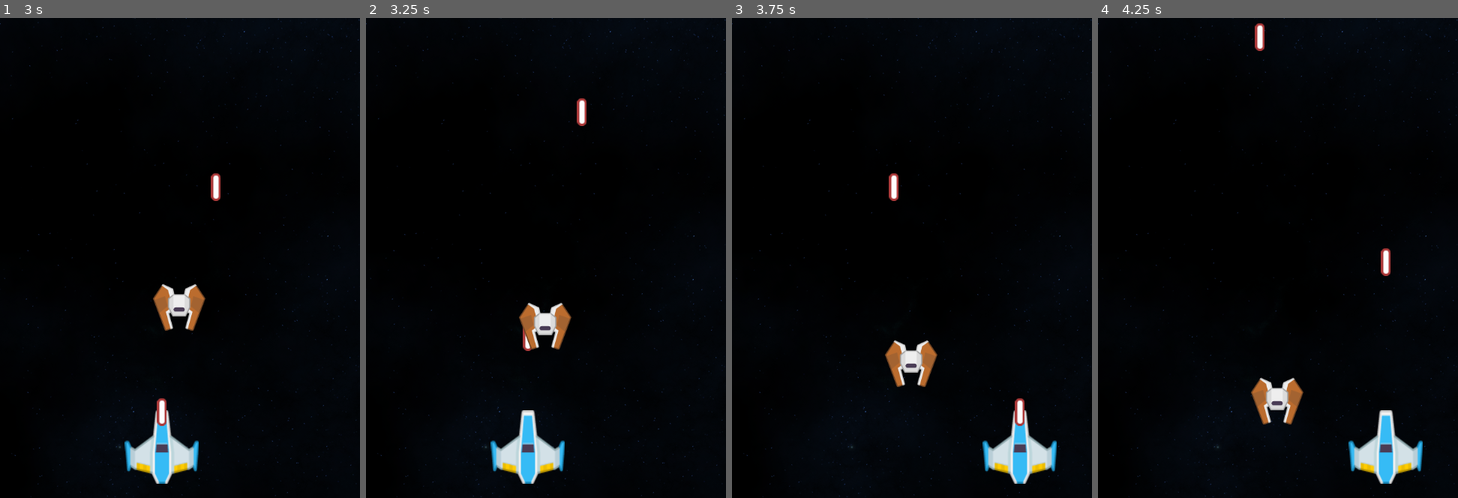
Above: before the commit, frames 1-4 (left to right).
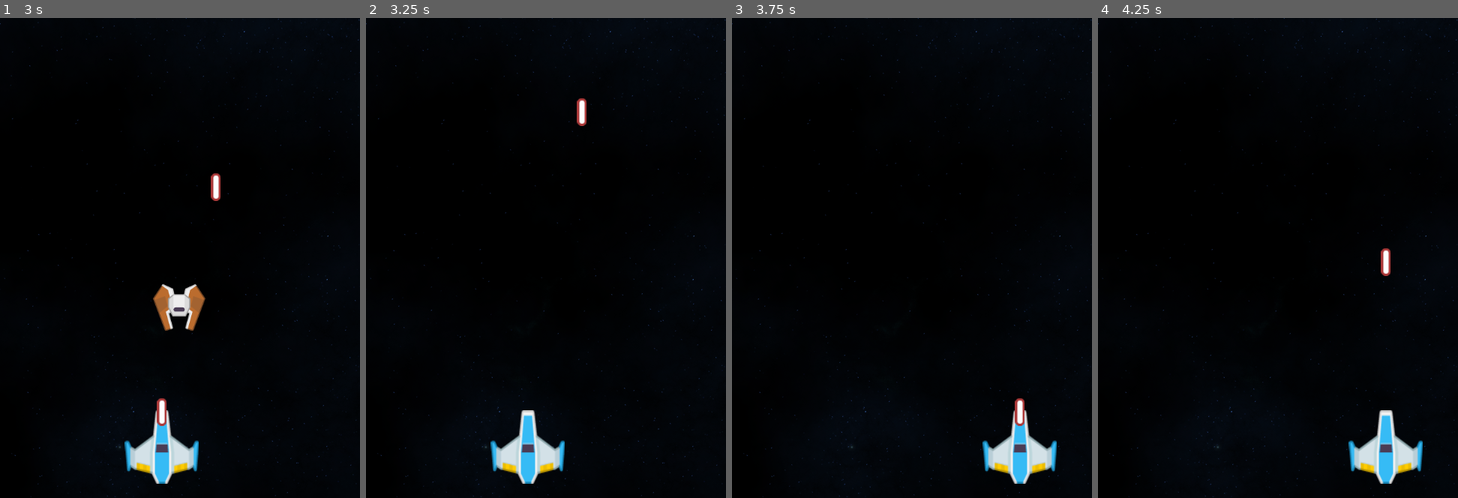
Above: after the commit, the same moments.

Repository: BenCoder302/Space-shooter-2d
Game: Godot game, scene res://scenes/main.tscn
Same seed, same stepped clock (60 frames per second), same inputs: the game is played once before the commit and once after it.
Inputs (mouse positions are in pixels of both pictures, inside the frame that each line leads up to):
- Up to frame 1 (3 s): move the mouse to (259, 234) at 0.52 s; click (259, 234) at 0.6 s; move the mouse to (108, 282) at 1.27 s; click (108, 282) at 1.35 s; move the mouse to (216, 152) at 2.02 s; click (216, 152) at 2.1 s; move the mouse to (162, 354) at 2.77 s; click (162, 354) at 2.85 s
- Up to frame 2 (3.25 s): no input
- Up to frame 3 (3.75 s): move the mouse to (1020, 330) at 3.52 s; click (1020, 330) at 3.6 s
- Up to frame 4 (4.25 s): no input

Frame 1 is identical in both runs. In frame 2, 1.0% of the frame differs, in the area x 42-58%, y 59-70%; in frame 3, 1.1%, in the area x 42-58%, y 32-77%; in frame 4, 1.1%.

Commit message:
Added enemy and laser collisions

Diff:
--- a/scenes/enemy.tscn
+++ b/scenes/enemy.tscn
@@ -3,10 +3,21 @@
 [ext_resource type="Script" uid="uid://bsrt3yplnqgss" path="res://scipts/enemy.gd" id="1_md0e3"]
 [ext_resource type="Texture2D" uid="uid://28cguiugbixg" path="res://assets/kenney_space-shooter-redux/PNG/Enemies/enemyRed1.png" id="2_4ra3w"]
 
-[node name="Enemy" type="Node2D" unique_id=679756329]
+[sub_resource type="CircleShape2D" id="CircleShape2D_md0e3"]
+radius = 38.052597
+
+[node name="Enemy" type="Area2D" unique_id=598743135]
+position = Vector2(223, 65)
 script = ExtResource("1_md0e3")
 metadata/_edit_group_ = true
 
 [node name="EnemyGraphic" type="Sprite2D" parent="." unique_id=694709000]
 scale = Vector2(0.75, 0.75)
 texture = ExtResource("2_4ra3w")
+
+[node name="EnemyCollision" type="CollisionShape2D" parent="." unique_id=886703507]
+position = Vector2(0, -3)
+shape = SubResource("CircleShape2D_md0e3")
+metadata/_edit_group_ = true
+
+[connection signal="area_entered" from="." to="." method="_on_area_entered"]
--- a/scenes/laser.tscn
+++ b/scenes/laser.tscn
@@ -3,13 +3,23 @@
 [ext_resource type="Script" uid="uid://bh4n7ucn36k1d" path="res://scipts/laser.gd" id="1_a7dhc"]
 [ext_resource type="Texture2D" uid="uid://b185q0kfqnenl" path="res://assets/kenney_space-shooter-redux/PNG/Lasers/laserRed04.png" id="2_jjj73"]
 
-[node name="Laser" type="Node2D" unique_id=636528781]
-position = Vector2(101, 595)
+[sub_resource type="CapsuleShape2D" id="CapsuleShape2D_a7dhc"]
+radius = 7.0
+height = 38.0
+
+[node name="Laser" type="Area2D" unique_id=1249953278]
+position = Vector2(105, 595)
 script = ExtResource("1_a7dhc")
 speed = 400
 metadata/_edit_group_ = true
 metadata/_edit_lock_ = true
 
-[node name="Sprite2D" type="Sprite2D" parent="." unique_id=1457263336]
+[node name="LaserGraphic" type="Sprite2D" parent="." unique_id=1457263336]
 texture = ExtResource("2_jjj73")
 metadata/_edit_lock_ = true
+
+[node name="LaserCollision" type="CollisionShape2D" parent="." unique_id=836712938]
+shape = SubResource("CapsuleShape2D_a7dhc")
+metadata/_edit_group_ = true
+
+[connection signal="area_entered" from="." to="." method="_on_area_entered"]
--- a/scipts/enemy.gd
+++ b/scipts/enemy.gd
@@ -4,3 +4,8 @@
 
 func _process(delta: float) -> void:
 	position.y += speed * delta
+
+
+
+func _on_area_entered(area: Area2D) -> void:
+	queue_free()
--- a/scipts/laser.gd
+++ b/scipts/laser.gd
@@ -4,3 +4,6 @@
 
 func _process(delta: float) -> void:
 	position.y -= speed * delta
+
+func _on_area_entered(area: Area2D) -> void:
+	queue_free()
--- a/scipts/player.gd
+++ b/scipts/player.gd
@@ -7,11 +7,11 @@
 	var mouse_pos = get_global_mouse_position()
 	position.x = mouse_pos.x
 
-	if (position.x - 99/2) <= 0:
-		position.x = 99/2
+	if (position.x - 49) <= 0:
+		position.x = 49
 
-	if (position.x + 99/2) >= 480:
-		position.x = 480 - 99/2
+	if (position.x + 49) >= 480:
+		position.x = 480 - 49
 
 	if Input.is_action_just_pressed("Fire"):
 		var new_laser = laser_tscn.instantiate()
